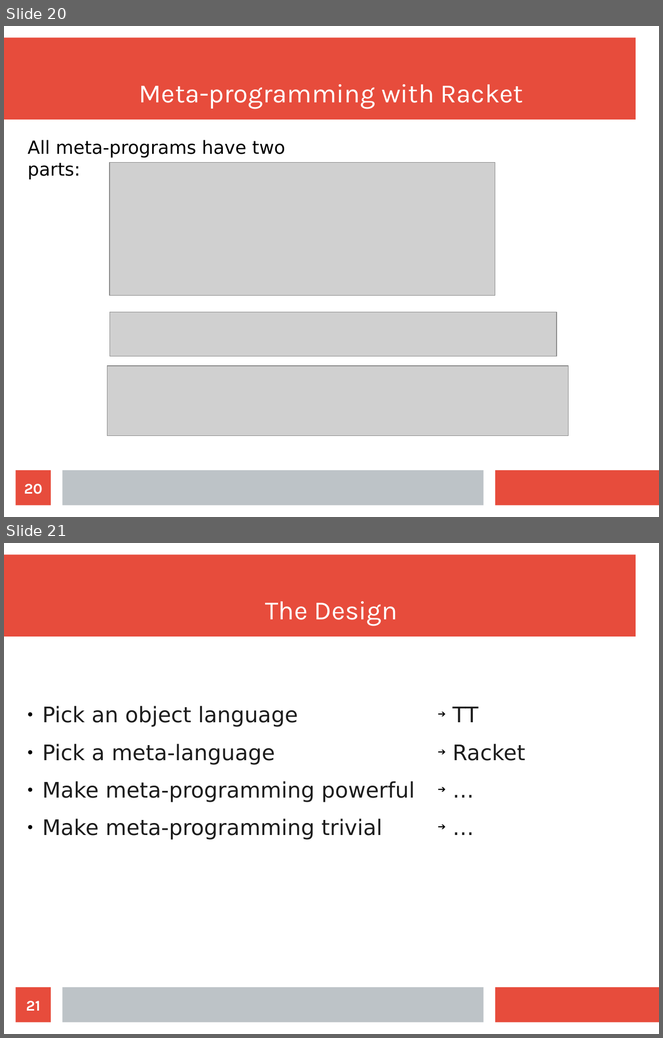
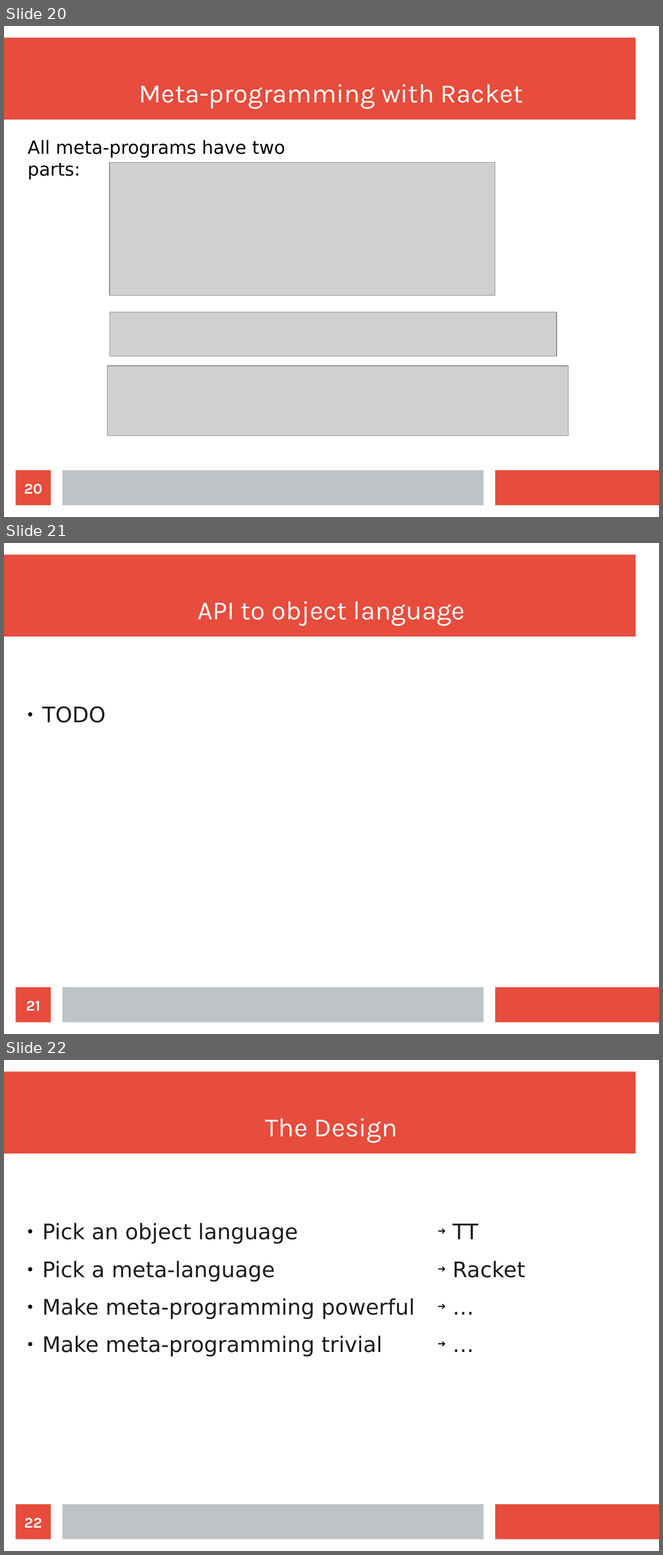
Before and after one commit to wilbowma/cur, a slide deck: hope-2016/slides.odp. Shown one above the other, each under a label of ours: slides 20 and 21 before the commit, slides 20, 21 and 22 after it. The pictures are 663x1038 and 663x1555 pixels, drawn with LibreOffice and Linux fonts; fonts in the diff are those of the drawing; grey boxes stand for pictures. Boxes give left, top, right and bottom in pixels: in the first picture for what was removed or moved away, otherwise in the second. Text is boxed around its words. In the diff, an @@ line names an element or a change of style, - is before the commit and + after.

```diff
--- a/hope-2016/slides.odp
+++ b/hope-2016/slides.odp
@@ slide 21 added at box(4, 543, 659, 1034), background #FFFFFF; not listed: 3 template elements that a slide beside it also shows @@
@@ title added at box(197, 601, 465, 626), 32 pt, text #FFFFFF @@
+API to object language
@@ text added at box(42, 706, 106, 723), 26 pt, text #1C1C1C @@
+● TODO
@@ page number added at box(16, 988, 51, 1023), fill #E74C3C, 18 pt, text #FFFFFF, bold @@
+21
@@ what was slide 21 is now slide 22 @@
@@ page number at box(24, 1518, 42, 1528): text changed @@
-21
+22
```
Also in this commit, not shown: 7 slides changed, 1 other slide added.
